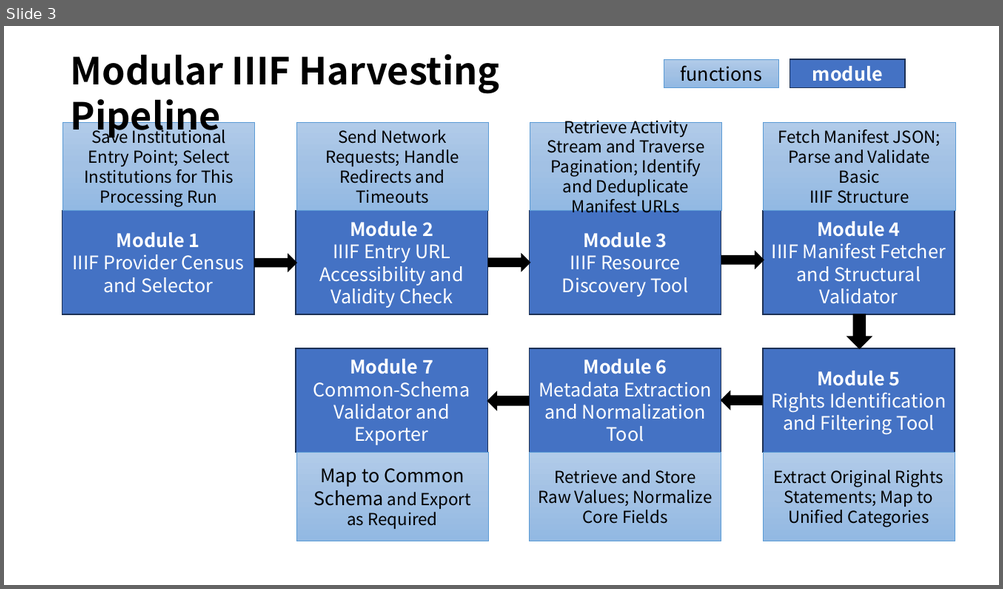
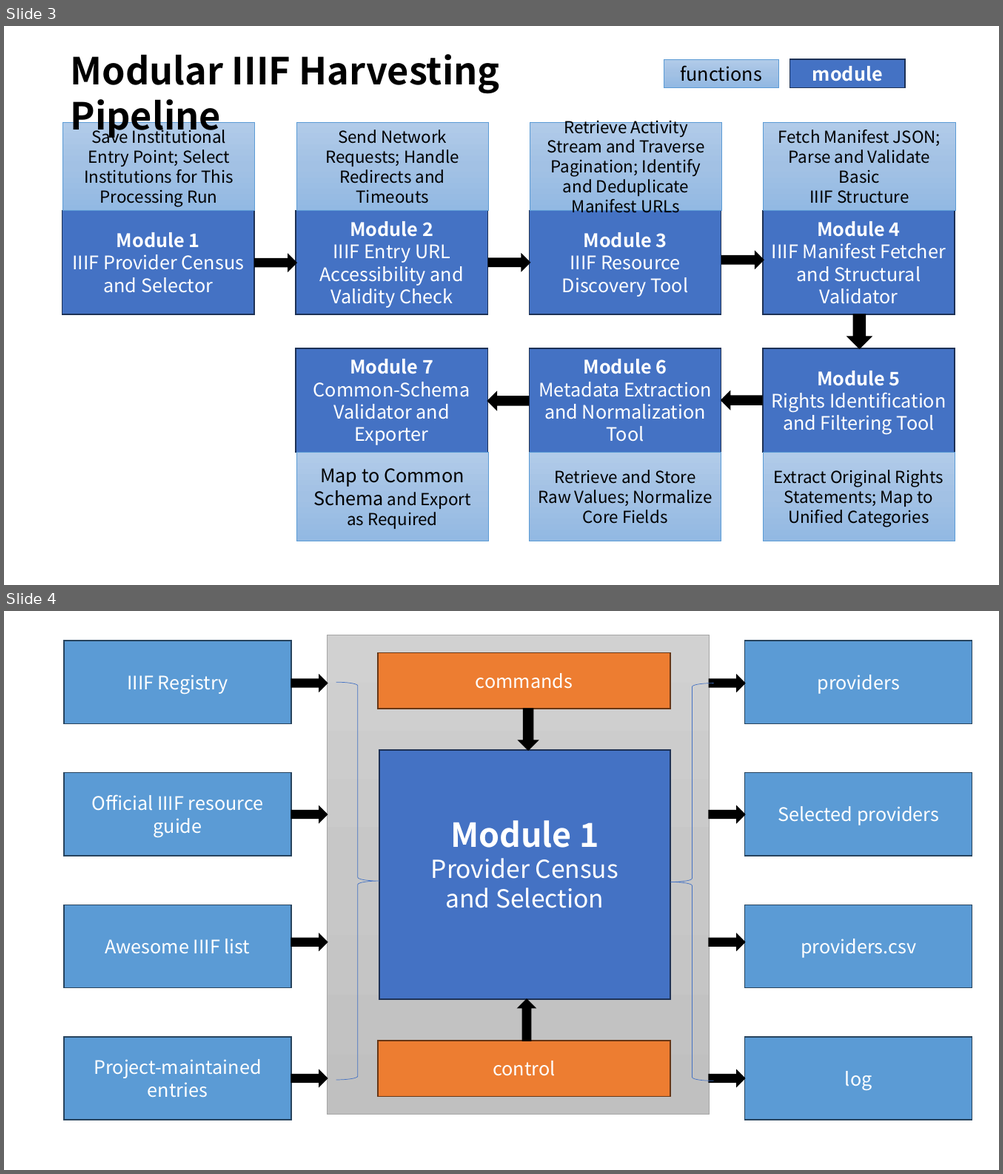
Before and after one commit to ruinhut/IIIF_Semester_Project, a slide deck: Work_flow/工作流v1/每周报告/1_week/工作报告.pptx. Shown one above the other, each under a label of ours: slide 3 before the commit, slides 3 and 4 after it. The pictures are 1003x589 and 1003x1174 pixels, drawn with LibreOffice and Linux fonts; fonts in the diff are those of the drawing. Boxes give left, top, right and bottom in pixels: in the first picture for what was removed or moved away, otherwise in the second. Text is boxed around its words. In the diff, an @@ line names an element or a change of style, - is before the commit and + after.

```diff
--- a/Work_flow/工作流v1/每周报告/1_week/工作报告.pptx
+++ b/Work_flow/工作流v1/每周报告/1_week/工作报告.pptx
@@ slide 4 added at <box>4,611,999,1170</box>, background #FFFFFF @@
@@ rectangle added at <box>64,641,291,723</box>, fill #5B9BD5, outline #28445D 1 pt, 18 pt, text #FFFFFF @@
+IIIF Registry
@@ rectangle added at <box>327,635,709,1115</box>, fill gradient #D2D2D2 to #C8C8C8 to #C0C0C0, outline #A5A5A5 0.5 pt @@
@@ rectangle added at <box>378,652,670,709</box>, fill #ED7D31, outline #683715 1 pt, 18 pt, text #FFFFFF @@
+commands
@@ rectangle added at <box>745,641,973,723</box>, fill #5B9BD5, outline #28445D 1 pt, 18 pt, text #FFFFFF @@
+providers
@@ right arrow added at <box>291,675,327,692</box>, fill #000000, outline #000000 1 pt @@
@@ right arrow added at <box>709,675,745,692</box>, fill #000000, outline #000000 1 pt @@
@@ right brace added at <box>336,682,379,1080</box>, outline #4472C4 0.5 pt @@
@@ right brace added at <box>670,684,714,1082</box>, outline #4472C4 0.5 pt @@
@@ down arrow added at <box>519,709,538,751</box>, fill #000000, outline #000000 1 pt @@
@@ rectangle added at <box>379,751,670,999</box>, fill #4472C4, outline #1E3256 1 pt, 24 pt, text #FFFFFF @@
+Module 1
+Provider Census
+and Selection
@@ rectangle added at <box>64,773,291,856</box>, fill #5B9BD5, outline #28445D 1 pt, 18 pt, text #FFFFFF @@
+Official IIIF resource guide
@@ rectangle added at <box>745,773,973,856</box>, fill #5B9BD5, outline #28445D 1 pt, 18 pt, text #FFFFFF @@
+Selected providers
@@ right arrow added at <box>291,806,327,823</box>, fill #000000, outline #000000 1 pt @@
@@ right arrow added at <box>709,806,745,823</box>, fill #000000, outline #000000 1 pt @@
@@ rectangle added at <box>64,905,291,988</box>, fill #5B9BD5, outline #28445D 1 pt, 18 pt, text #FFFFFF @@
+Awesome IIIF list
@@ rectangle added at <box>745,905,973,988</box>, fill #5B9BD5, outline #28445D 1 pt, 18 pt, text #FFFFFF @@
+providers.csv
@@ right arrow added at <box>291,934,327,951</box>, fill #000000, outline #000000 1 pt @@
@@ right arrow added at <box>709,934,745,951</box>, fill #000000, outline #000000 1 pt @@
@@ down arrow added at <box>518,999,535,1042</box>, fill #000000, outline #000000 1 pt @@
@@ rectangle added at <box>64,1037,291,1120</box>, fill #5B9BD5, outline #28445D 1 pt, 18 pt, text #FFFFFF @@
+Project-maintained entries
@@ rectangle added at <box>378,1042,670,1097</box>, fill #ED7D31, outline #683715 1 pt, 18 pt, text #FFFFFF @@
+control
@@ rectangle added at <box>745,1037,973,1120</box>, fill #5B9BD5, outline #28445D 1 pt, 18 pt, text #FFFFFF @@
+log
@@ right arrow added at <box>291,1071,327,1087</box>, fill #000000, outline #000000 1 pt @@
@@ right arrow added at <box>709,1071,745,1087</box>, fill #000000, outline #000000 1 pt @@
```
Also in this commit, not shown: 54 other files.
